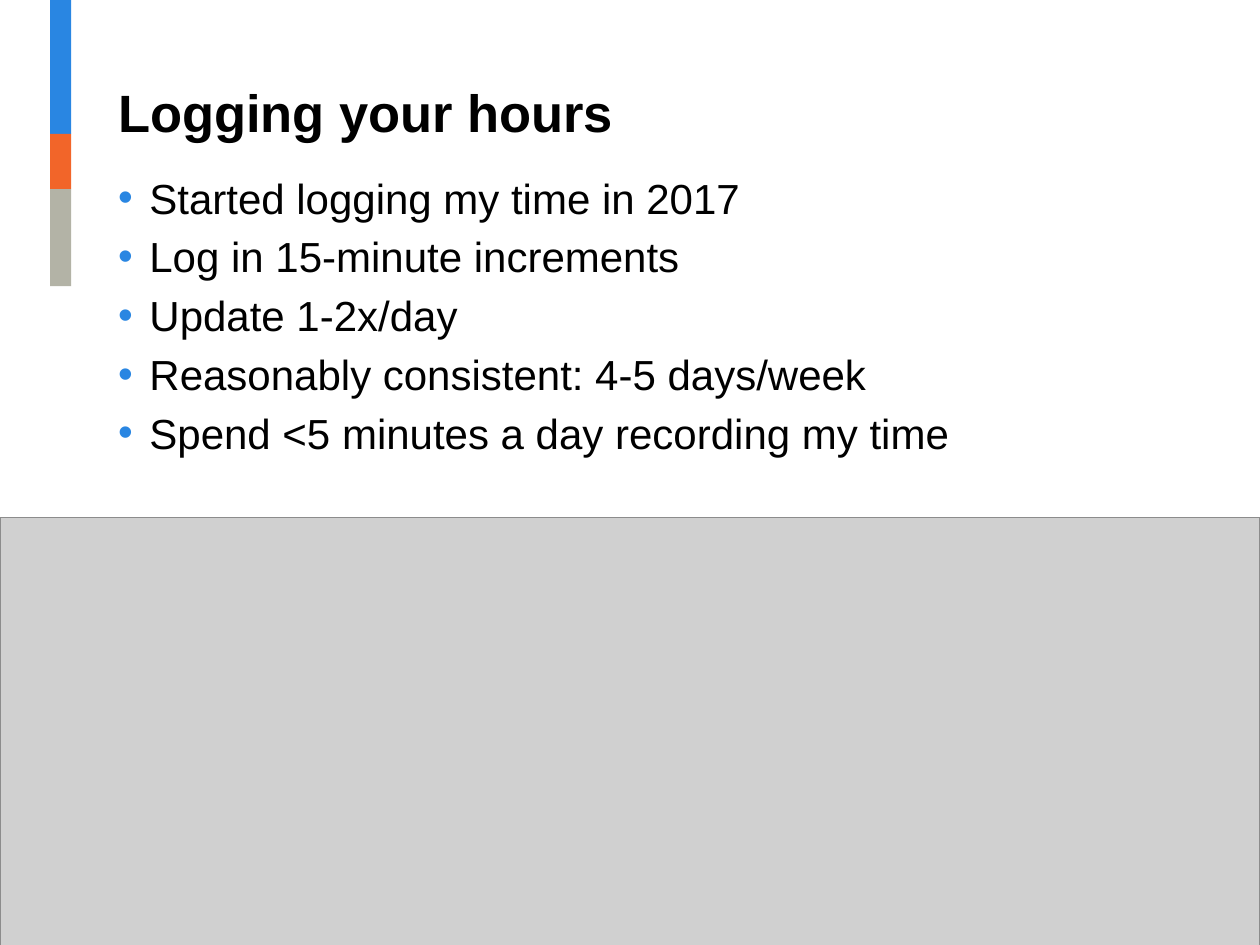
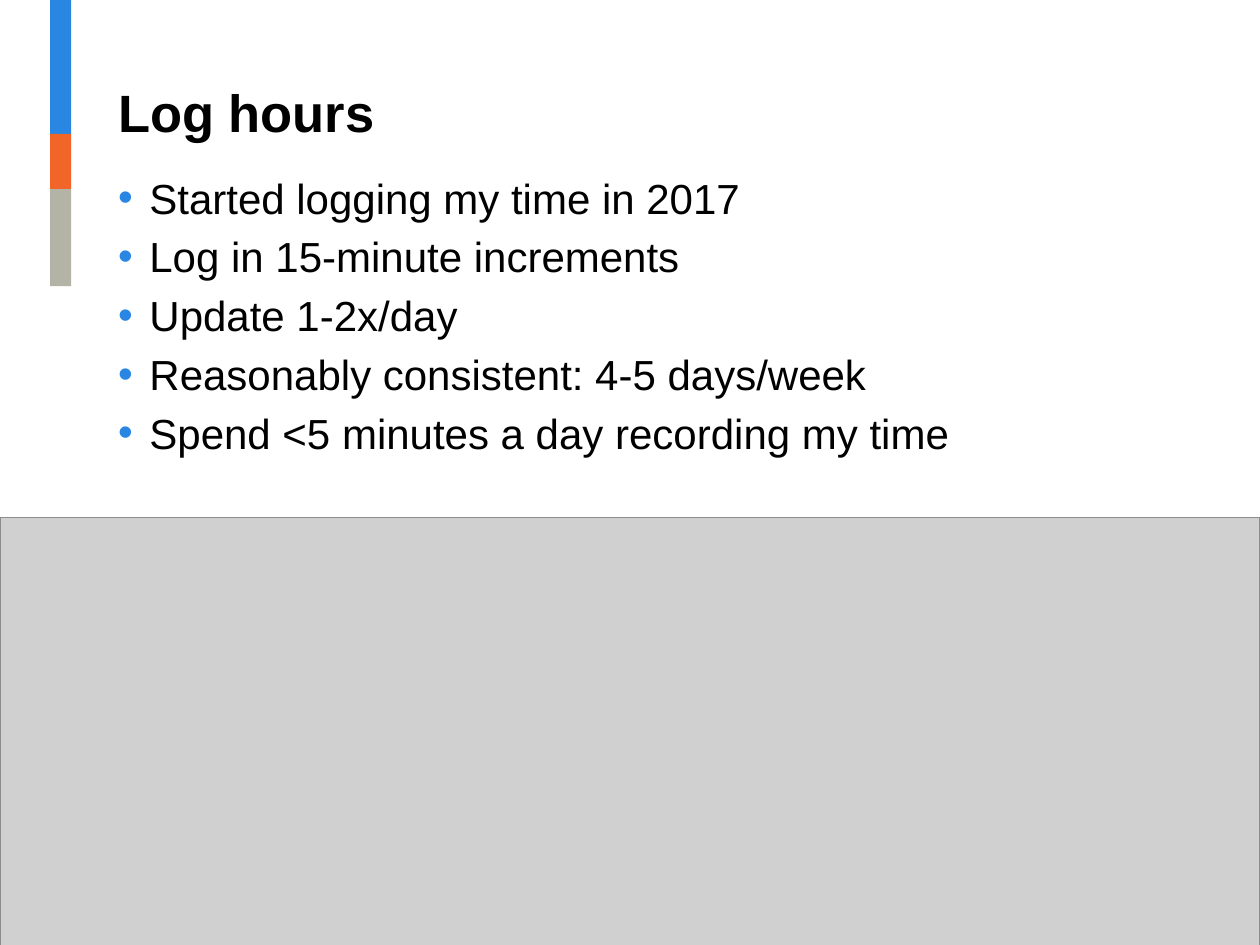
Before and after one commit to jalavery/timetrackR, a slide deck: slide 9 of RLadies timetrackR Presentation.pptx. Drawn at 1260x945 pixels with LibreOffice and Linux fonts; fonts in the diff are those of the drawing; grey boxes stand for pictures; background and template pictures are left out. Boxes give left, top, right and bottom in pixels: in the first picture for what was removed or moved away, otherwise in the second. Text is boxed around its words. In the diff, an @@ line names an element or a change of style, - is before the commit and + after.

```diff
--- a/RLadies timetrackR Presentation.pptx
+++ b/RLadies timetrackR Presentation.pptx
@@ title at (118,94,375,143): text changed @@
-Logging your hours
+Log hours
```
Also in this commit, not shown: 3 other slides changed.
